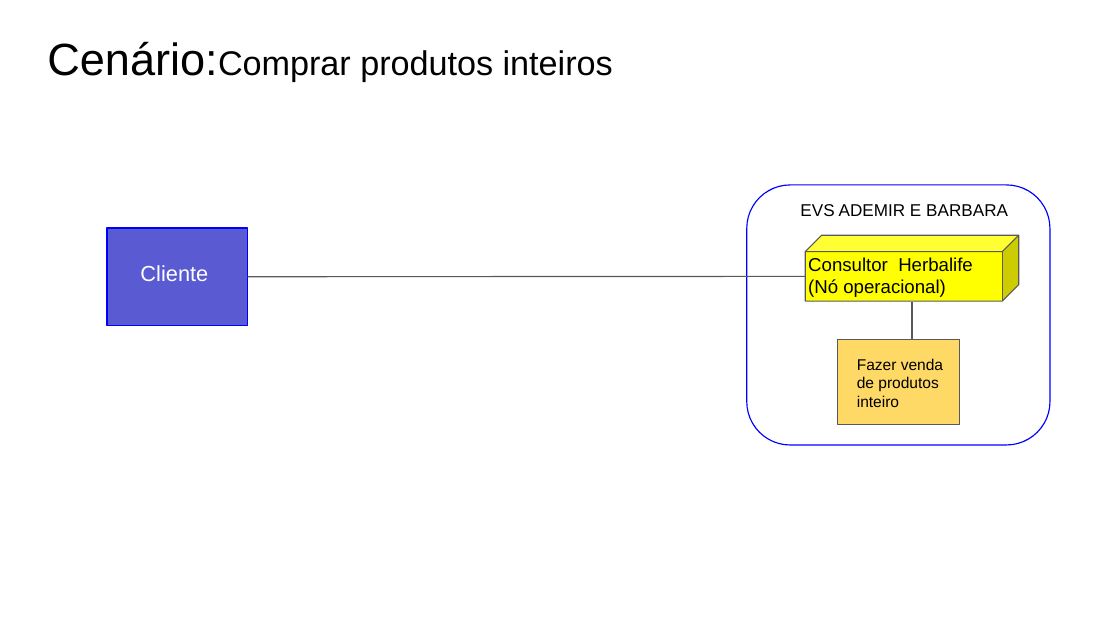
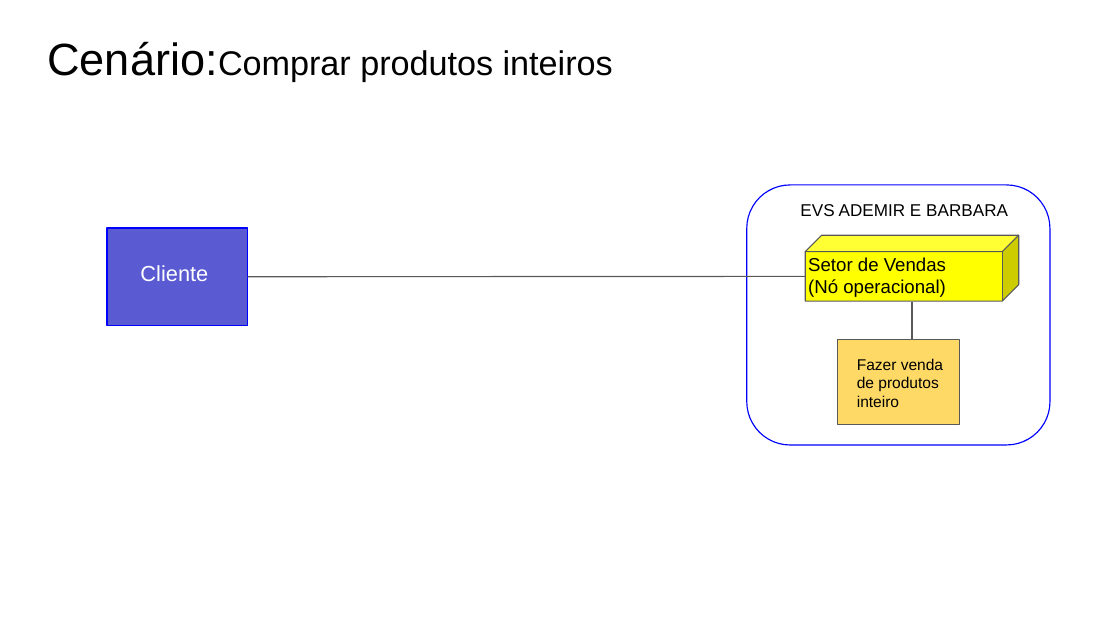
Before and after one commit to Viniciustertuliano/eng-soft, a slide deck: slide 3 of Artefatos/15 -Arquitetura de Negócio para cada Cenário.pptx. Drawn at 1120x630 pixels with LibreOffice and Linux fonts; fonts in the diff are those of the drawing. Boxes give left, top, right and bottom in pixels: in the first picture for what was removed or moved away, otherwise in the second. Text is boxed around its words. In the diff, an @@ line names an element or a change of style, - is before the commit and + after.

```diff
--- a/Artefatos/15 -Arquitetura de Negócio para cada Cenário.pptx
+++ b/Artefatos/15 -Arquitetura de Negócio para cada Cenário.pptx
@@ text at box(808, 257, 946, 297): text changed @@
-Consultor Herbalife
-(Nó operacional)
+Setor de Vendas
+(Nó operacional)
```
Also in this commit, not shown: 3 other slides changed, 1 slide added, 22 other files.
